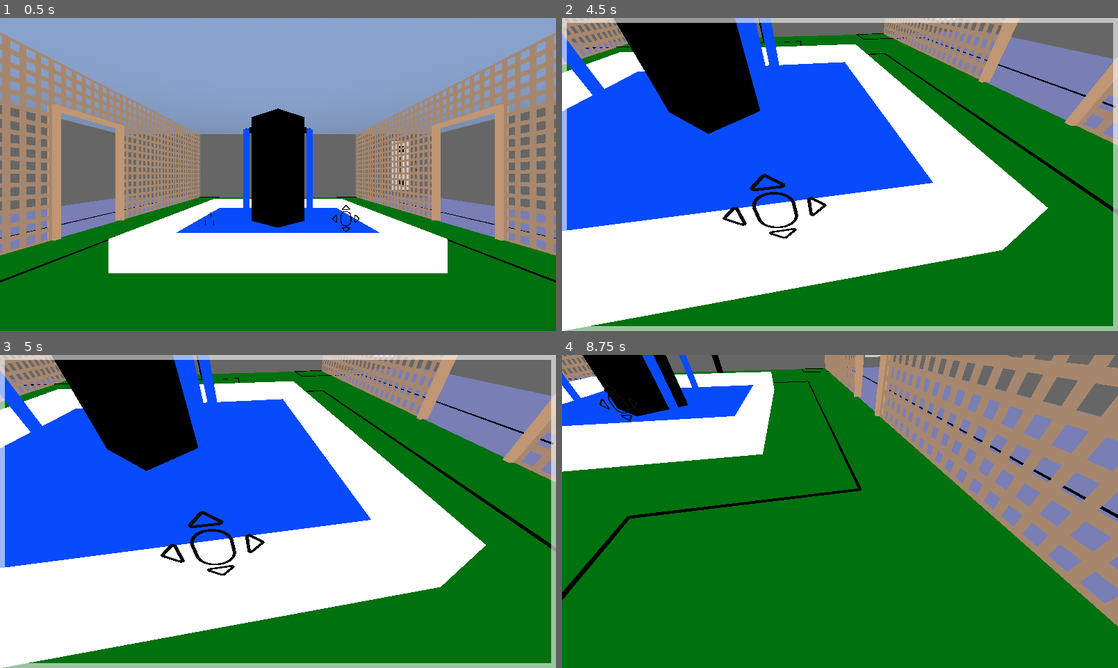
Above: before the commit, frames 1-4 (two rows, left to right).
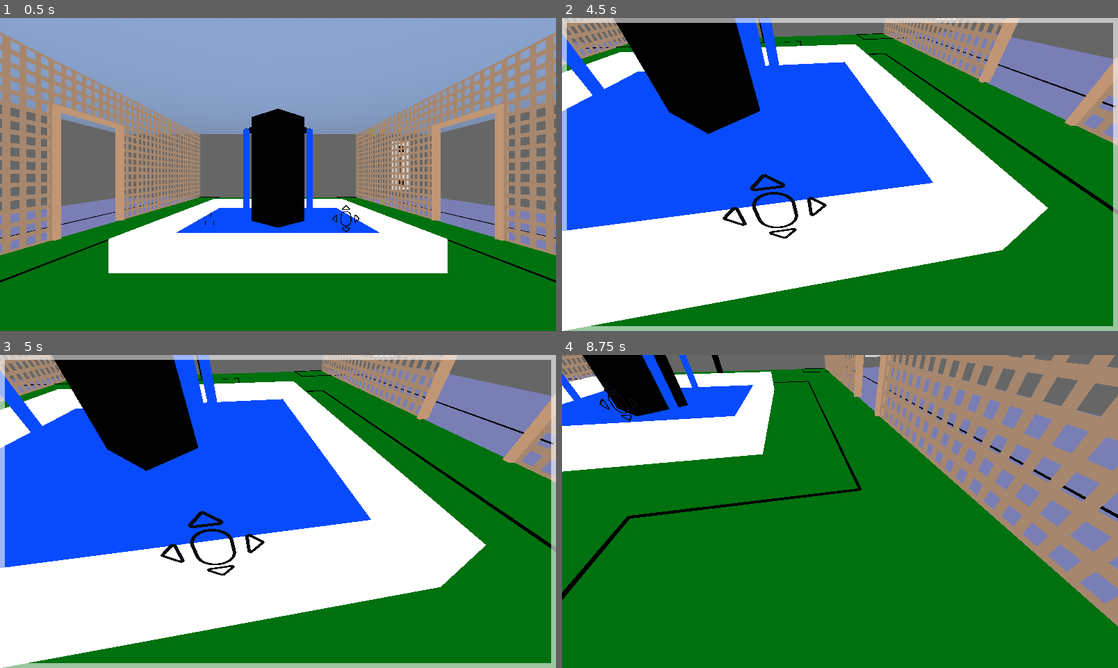
Above: after the commit, the same moments.

Repository: MarkRoss470/grid-puzzle-game
Game: Godot game, scene res://scenes/Main.tscn
The game is run twice, just before and just after one commit, with the same random seed, the same clock (stepped at 60 frames per second) and the same inputs.
Inputs (mouse positions are in pixels of both pictures, inside the frame that each line leads up to):
- Up to frame 1 (0.5 s): no input
- Up to frame 2 (4.5 s): tap Enter (ui_accept) at 0.5, 0.77, 1.25, 1.52, 3.02, 3.77, 4.25 s; move the mouse to (867, 174) at 0.52 s; hold W (move_forward) 0.53-1.28 s; tap Space (free_mouse) at 0.6, 2.1, 3.6 s; click (867, 174) at 0.67 s; move the mouse to (728, 190) at 1.27 s; hold S (move_backward) 1.28-2.03 s; tap Shift (run) at 1.35, 2.85, 4.35 s; click (728, 190) at 1.42 s; tap R (reset) at 2 s; move the mouse to (895, 105) at 2.02 s; hold D (move_right) 2.03-2.78 s; click (895, 105) at 2.17 s; move the mouse to (834, 180) at 2.77 s; hold W (move_forward) 2.78-4.28 s; click (834, 180) at 2.92 s; move the mouse to (878, 177) at 3.52 s; click (878, 177) at 3.67 s; move the mouse to (673, 127) at 4.27 s; hold A (move_left) from 4.28 s (still down); click (673, 127) at 4.42 s
- Up to frame 3 (5 s): keep holding A (move_left); tap Enter (ui_accept) at 4.52 s
- Up to frame 4 (8.75 s): tap R (reset) at 5 s; move the mouse to (867, 511) at 5.02 s; release A (move_left) at 5.03 s; hold S (move_backward) 5.03-5.78 s; tap Space (free_mouse) at 5.1, 6.6, 8.1 s; click (867, 511) at 5.17 s; move the mouse to (817, 505) at 5.77 s; hold D (move_right) 5.78-6.53 s; tap Shift (run) at 5.85, 7.35 s; click (817, 505) at 5.92 s; tap Enter (ui_accept) at 6.02, 6.77, 7.25, 7.52 s; move the mouse to (867, 511) at 6.52 s; hold W (move_forward) 6.53-7.28 s; click (867, 511) at 6.67 s; move the mouse to (728, 527) at 7.27 s; hold D (move_right) 7.28-8.03 s; click (728, 527) at 7.42 s; move the mouse to (895, 442) at 8.02 s; hold S (move_backward) from 8.03 s (still down); click (895, 442) at 8.17 s

Frame 1 is identical in both runs. In frame 2, less than 0.1% of the frame differs, in the area x 5-99%, y 0-99%; in frame 3, less than 0.1%; in frame 4, 0.1%, in the area x 0-100%, y 0-86%.

Commit message:
Removed environmental puzzles

Diff:
--- a/scenes/courtyard.tscn
+++ b/scenes/courtyard.tscn
@@ -49,15 +49,8 @@
 [ext_resource type="Resource" uid="uid://bt4s80kjbksx8" path="res://puzzles/courtyard/walls/13. key puzzles challenge 4.tres" id="46_jvtek"]
 [ext_resource type="Texture2D" uid="uid://jqe3h8eqg8ad" path="res://textures/Object Textures/Control Tutorials/WASD.png" id="47_sr7m7"]
 [ext_resource type="Texture2D" uid="uid://ibv2qcugcvm3" path="res://textures/Object Textures/Control Tutorials/mouse move.png" id="48_ghnlb"]
-[ext_resource type="Script" path="res://scripts/Puzzles/SingleSolutionPuzzle.gd" id="49_rx7b7"]
-[ext_resource type="Resource" uid="uid://n0h8ua6bhyrk" path="res://puzzles/courtyard/fountain/wires.tres" id="50_dljve"]
-[ext_resource type="Resource" uid="uid://cid1wj2yatq4m" path="res://puzzles/courtyard/fountain/island 2 under shape.tres" id="51_sy0bv"]
-[ext_resource type="Resource" uid="uid://cdh6prk4lovox" path="res://puzzles/courtyard/fountain/cube top.tres" id="52_maoud"]
-[ext_resource type="Resource" uid="uid://8j8kh806slpo" path="res://puzzles/courtyard/fountain/cube middle.tres" id="53_fee4j"]
-[ext_resource type="Resource" uid="uid://cr15j1spdkyhw" path="res://puzzles/courtyard/fountain/cube bottom.tres" id="54_meis6"]
 [ext_resource type="Script" path="res://scripts/Puzzles/PuzzleTile.gd" id="55_emptg"]
 [ext_resource type="Material" uid="uid://c7lpntk7ouvgd" path="res://shaders/TransparentTexture.tres" id="56_44tfl"]
-[ext_resource type="Material" uid="uid://b3ats6vnvjmgn" path="res://shaders/PlainBlack.tres" id="57_hhtaq"]
 
 [sub_resource type="BoxShape3D" id="37"]
 size = Vector3(20, 4, 0.25)
@@ -296,14 +289,12 @@
 puzzle_design = ExtResource("3_3dm6f")
 instance = NodePath("../../../Tile")
 on_complete = NodePath("../../Splitter")
-solve_sound = 1
 
 [node name="Left Door" type="StaticBody3D" parent="Final Puzzle and Doors"]
 transform = Transform3D(1, 0, 0, 0, 1, 0, 0, 0, 1, -4.9, 2, -10.1)
 script = ExtResource("4_wy272")
 end_position = Vector3(-4.9, 2, -10.1)
 end_rotation = Vector3(1.45519e-11, 90, 1.45519e-11)
-motion_sound = 1
 
 [node name="CSGBox3D" type="CSGBox3D" parent="Final Puzzle and Doors/Left Door"]
 transform = Transform3D(1, 0, 0, 0, 1, 0, 0, 0, 1, 2.4, 0, 0)
@@ -319,7 +310,6 @@
 script = ExtResource("4_wy272")
 end_position = Vector3(4.9, 2, -10.1)
 end_rotation = Vector3(1.45519e-11, -90, 1.45519e-11)
-motion_sound = 1
 
 [node name="CSGBox3D" type="CSGBox3D" parent="Final Puzzle and Doors/Right Door"]
 transform = Transform3D(1, 0, 0, 0, 1, 0, 0, 0, 1, -2.4, 0, 0)
@@ -797,103 +787,6 @@
 mesh = SubResource("PlaneMesh_a654v")
 material = SubResource("StandardMaterial3D_2k6b0")
 
-[node name="Fountain Puzzles" type="Node3D" parent="."]
-transform = Transform3D(0.707107, 0, 0.707107, 0, 1, 0, -0.707107, 0, 0.707107, 0, 3, -2.5)
-
-[node name="North-East Side" type="Node3D" parent="Fountain Puzzles"]
-transform = Transform3D(0.1, 0, 0, 0, 0.1, 0, 0, 0, 0.1, 0.5, 0, 0)
-
-[node name="Wire Puzzle" type="Node3D" parent="Fountain Puzzles/North-East Side" node_paths=PackedStringArray("instance")]
-transform = Transform3D(-4.37114e-08, 0, 1, 0, 1, 0, -1, 0, -4.37114e-08, 0.00999832, -2.5, 3.5)
-script = ExtResource("49_rx7b7")
-solution = [[0, 0, 0, 0, 0, 0, 0, 0], [1, 0, 0, 0, 0, 0, 0, 0], [3, 1, 0, 0, 0, 0, 1, 0], [1, 3, 0, 0, 2, 2, 3, 0], [2, 0, 0, 0, 1, 0, 0, 0], [0, 2, 0, 0, 3, 0, 1, 0], [2, 0, 0, 0, 0, 0, 3, 0], [0, 0, 0, 0, 0, 0, 0, 0]]
-puzzle_design = ExtResource("50_dljve")
-instance = NodePath("../../Fountain Puzzle Tile")
-colour_base = Color(0, 0, 0, 0)
-colour_hover = Color(0, 0, 0, 0)
-colour_solved_base = Color(0.128728, 5.77569e-07, 0.965952, 1)
-colour_solved_hover = Color(0.0196078, 0, 0.337255, 1)
-solve_sound = 2
-
-[node name="Island 2 Under Shape Puzzle" type="Node3D" parent="Fountain Puzzles/North-East Side" node_paths=PackedStringArray("instance")]
-transform = Transform3D(-8.74228e-08, 0, 2, 0, 2, 0, -2, 0, -8.74228e-08, 0.01, -12, 3)
-script = ExtResource("49_rx7b7")
-solution = [[0, 3], [2, 0], [1, 2], [1, 1]]
-puzzle_design = ExtResource("51_sy0bv")
-instance = NodePath("../../Fountain Puzzle Tile")
-colour_base = Color(0, 0, 0, 0)
-colour_hover = Color(0, 0, 0, 0)
-colour_solved_base = Color(0.128728, 5.77569e-07, 0.965952, 1)
-colour_solved_hover = Color(0.0196078, 0, 0.337255, 1)
-solve_sound = 2
-
-[node name="North-West Side" type="Node3D" parent="Fountain Puzzles"]
-transform = Transform3D(-0.2, 0, -1.74845e-08, 0, 0.2, 0, 1.74845e-08, 0, -0.2, 0, 0, -0.5)
-
-[node name="Top Cube Puzzle" type="Node3D" parent="Fountain Puzzles/North-West Side" node_paths=PackedStringArray("instance")]
-transform = Transform3D(1, 0, 1.19209e-07, 0, 1, 0, -1.19209e-07, 0, 1, -1.5, -1, 0.1)
-script = ExtResource("49_rx7b7")
-solution = [[0, 2, 0, 2], [3, 0, 0, 1], [0, 0, 0, 2], [2, 3, 2, 0]]
-puzzle_design = ExtResource("52_maoud")
-instance = NodePath("../../Fountain Puzzle Tile")
-colour_base = Color(0, 0, 0, 1)
-colour_hover = Color(0, 0, 0, 1)
-colour_solved_base = Color(0.128728, 5.77569e-07, 0.965952, 1)
-colour_solved_hover = Color(0.0196078, 0, 0.337255, 1)
-solve_sound = 2
-
-[node name="Middle Cube Puzzle" type="Node3D" parent="Fountain Puzzles/North-West Side" node_paths=PackedStringArray("instance")]
-transform = Transform3D(1, 0, 0, 0, 1, 0, 0, 0, 1, -1.5, -5.5, 0)
-script = ExtResource("49_rx7b7")
-solution = [[0, 2, 0, 0], [2, 0, 2, 3], [0, 2, 0, 1], [2, 3, 2, 2]]
-puzzle_design = ExtResource("53_fee4j")
-instance = NodePath("../../Fountain Puzzle Tile")
-colour_base = Color(0, 0, 0, 1)
-colour_hover = Color(0, 0, 0, 1)
-colour_solved_base = Color(0.128728, 5.77569e-07, 0.965952, 1)
-colour_solved_hover = Color(0.0196078, 0, 0.337255, 1)
-solve_sound = 2
-
-[node name="Bottom Cube Puzzle" type="Node3D" parent="Fountain Puzzles/North-West Side" node_paths=PackedStringArray("instance")]
-transform = Transform3D(1, 0, 0, 0, 1, 0, 0, 0, 1, -1.5, -10, 0)
-script = ExtResource("49_rx7b7")
-solution = [[0, 1, 3, 0], [2, 3, 1, 3], [1, 0, 2, 0], [2, 3, 1, 2]]
-puzzle_design = ExtResource("54_meis6")
-instance = NodePath("../../Fountain Puzzle Tile")
-colour_base = Color(0, 0, 0, 1)
-colour_hover = Color(0, 0, 0, 1)
-colour_solved_base = Color(0.129412, 0, 0.964706, 1)
-colour_solved_hover = Color(0.0196078, 0, 0.337255, 1)
-solve_sound = 2
-
-[node name="Fountain Puzzle Tile" type="Node3D" parent="Fountain Puzzles"]
-visible = false
-script = ExtResource("55_emptg")
-backplane_path = NodePath("Backplane")
-icon_path = NodePath("Icon")
-
-[node name="Backplane" type="CSGMesh3D" parent="Fountain Puzzles/Fountain Puzzle Tile"]
-transform = Transform3D(-0.5, -4.37114e-08, -1.91069e-15, 0, -2.18557e-08, 0.5, -4.37114e-08, 0.5, 2.18557e-08, 0, 0, 0)
-visible = false
-mesh = SubResource("PlaneMesh_pu6t8")
-material = ExtResource("57_hhtaq")
-
-[node name="Icon" type="CSGMesh3D" parent="Fountain Puzzles/Fountain Puzzle Tile"]
-transform = Transform3D(0.5, -4.37114e-08, 4.37114e-08, 4.37114e-08, -2.18557e-08, -0.5, 4.37114e-08, 0.5, -2.18557e-08, 0, 0, 0.00199997)
-mesh = SubResource("PlaneMesh_085dq")
-material = ExtResource("56_44tfl")
-
-[node name="Area3D" type="Area3D" parent="Fountain Puzzles/Fountain Puzzle Tile"]
-transform = Transform3D(-1, -1.50996e-07, -6.60024e-15, 0, -4.37114e-08, 1, -1.50996e-07, 1, 4.37114e-08, 1.1228e-24, 0, -0.00672182)
-monitoring = false
-monitorable = false
-
-[node name="CollisionShape3D" type="CollisionShape3D" parent="Fountain Puzzles/Fountain Puzzle Tile/Area3D"]
-shape = SubResource("BoxShape3D_87st2")
-
 [connection signal="input_event" from="Tile/Area3D" to="Tile" method="input_event"]
 [connection signal="mouse_entered" from="Tile/Area3D" to="Tile" method="mouse_enter"]
 [connection signal="mouse_exited" from="Tile/Area3D" to="Tile" method="mouse_exit"]
-[connection signal="input_event" from="Fountain Puzzles/Fountain Puzzle Tile/Area3D" to="Fountain Puzzles/Fountain Puzzle Tile" method="input_event"]
-[connection signal="mouse_entered" from="Fountain Puzzles/Fountain Puzzle Tile/Area3D" to="Fountain Puzzles/Fountain Puzzle Tile" method="mouse_enter"]
-[connection signal="mouse_exited" from="Fountain Puzzles/Fountain Puzzle Tile/Area3D" to="Fountain Puzzles/Fountain Puzzle Tile" method="mouse_exit"]
--- a/scripts/Puzzles/SingleSolutionPuzzle.gd
+++ /dev/null
@@ -1,60 +0,0 @@
-extends Puzzle
-
-class_name SingleSolutionPuzzle
-
-@export var solution: Array = []
-
-func on_puzzle_solve_immediate(i: int):
-	super.on_puzzle_solve_immediate(i)
-
-	if is_solved:
-		solve_puzzle()
-
-func solve_puzzle():
-	super.solve_puzzle()
-
-	for x in puzzle_design.width:
-		for y in puzzle_design.height:
-			if tiles[x][y] != null:
-				tiles[x][y].flash(colour_solved_base, INF)
-
-func unsolve_puzzle():
-	super.unsolve_puzzle()
-
-	for x in puzzle_design.width:
-		for y in puzzle_design.height:
-			if tiles[x][y] != null:
-				tiles[x][y].end_flash()
-
-func rotate_cell(cell_x: int, cell_y: int, direction: int) -> bool:
-	# If super.rotate_cell fails, return false immediately
-	if not super.rotate_cell(cell_x, cell_y, direction):
-		return false
-
-	var is_correct := true
-
-	var cells: Array = puzzle_design.icons
-
-	for x in puzzle_design.width:
-		for y in puzzle_design.height:
-			match cells[x][y].icon:
-				PuzzleClasses.NO_CELL, PuzzleClasses.EMPTY, PuzzleClasses.POINTER_QUADRUPLE:
-					continue
-				PuzzleClasses.POINTER_SINGLE, PuzzleClasses.POINTER_DOUBLE_ANGLE, PuzzleClasses.POINTER_TRIPLE:
-					if solution[x][y] != current_state[x][y]:
-						is_correct = false
-						break
-				PuzzleClasses.POINTER_DOUBLE_STRAIGHT:
-					if solution[x][y] % 2 != current_state[x][y] % 2:
-						is_correct = false
-						break
-
-		if not is_correct:
-			break
-
-	if is_correct:
-		solve_puzzle()
-	else:
-		unsolve_puzzle()
-
-	return true
Not shown: 1 places in scenes/courtyard.tscn that only renumber resources
